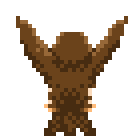
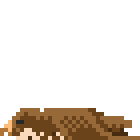
Layered file, before and after one edit (140x140). Changes by layer:
hid group "backFlap" (6 layers) over [0, 16, 140, 140]
added layer "Downed" over [0, 108, 140, 140]
